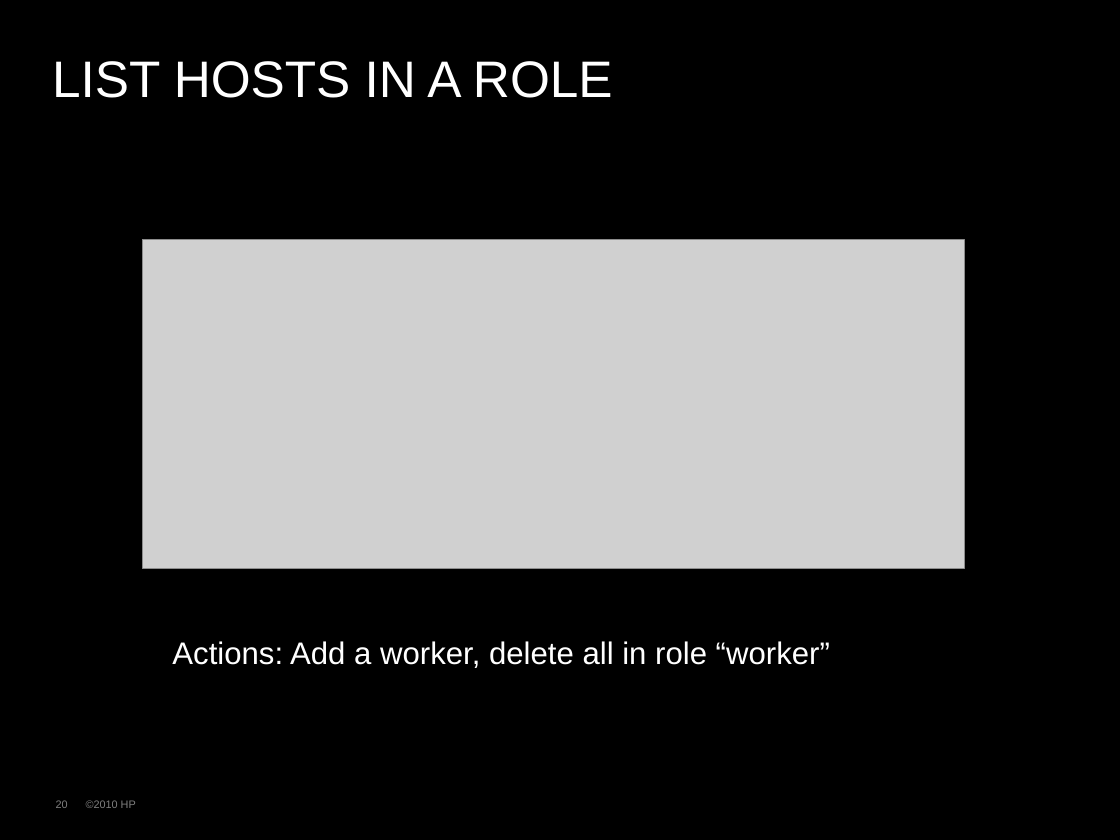
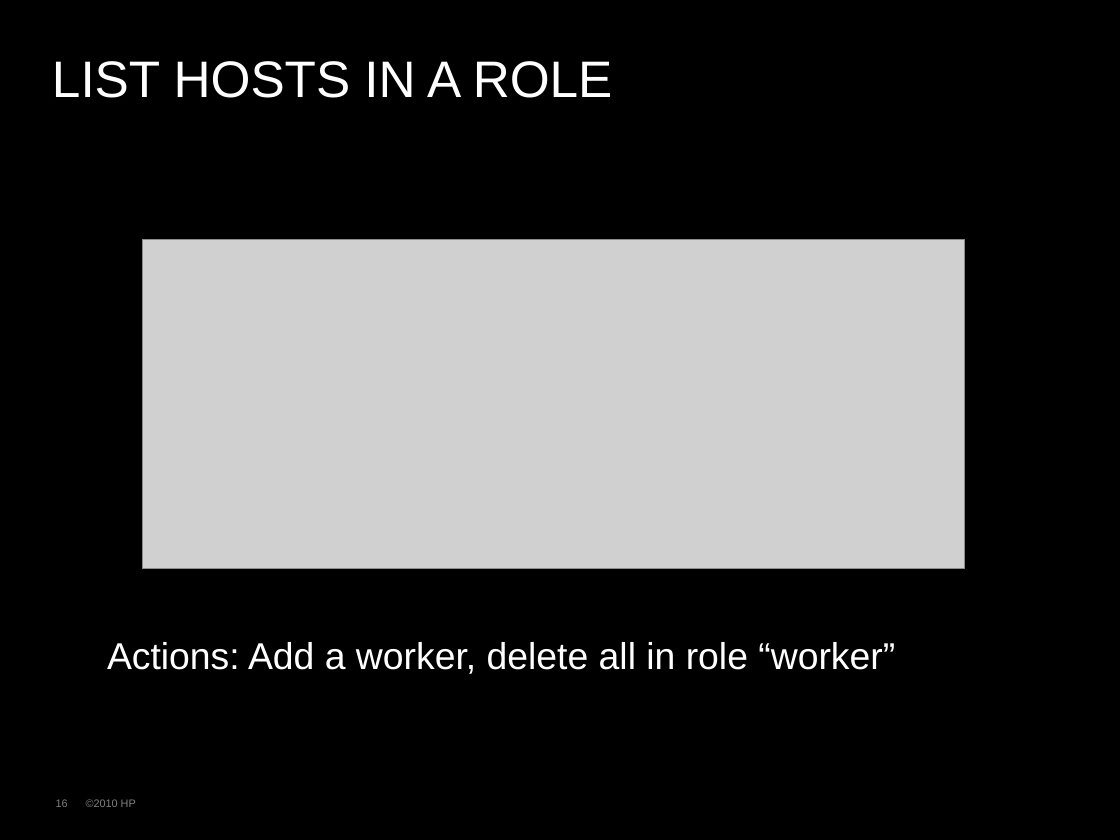
Before and after one commit to rhusar/smartfrog, a slide deck: slide 16 of core/components/cloudfarmer/doc/farming_hadoop_in_the_cloud.ppt (slide 20 before the commit). Drawn at 1120x840 pixels with LibreOffice and Linux fonts; fonts in the diff are those of the drawing; grey boxes stand for pictures; background and template pictures are left out. Boxes give left, top, right and bottom in pixels: in the first picture for what was removed or moved away, otherwise in the second. Text is boxed around its words. In the diff, an @@ line names an element or a change of style, - is before the commit and + after.

```diff
--- a/core/components/cloudfarmer/doc/farming_hadoop_in_the_cloud.ppt
+++ b/core/components/cloudfarmer/doc/farming_hadoop_in_the_cloud.ppt
@@ text "Actions: Add a worker, delete ...": place and size @@
-text "Actions: Add a worker, delete ..." at [172, 641, 830, 668]
+text "Actions: Add a worker, delete ..." at [107, 642, 895, 674]
@@ text "Actions: Add a worker, delete ..." at [107, 642, 895, 674]: size 20 to 24 pt; line spacing 1 to 0.93 @@
@@ page number at [56, 799, 68, 807]: text changed @@
-20
+16
```
Also in this commit, not shown: 23 other slides changed, 1 slide added.
